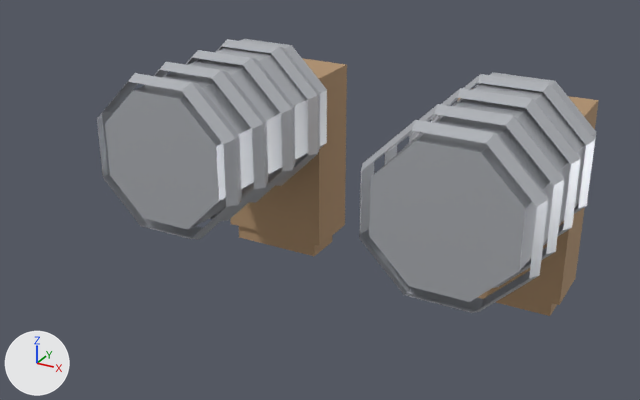
The glTF model client/public/models/armour/boots_wrapped.glb as it was, and as the next commit left it.
Camera for both pictures: a 50 mm camera at (0.625, -1.485, 0.516) aimed at (-0.027, -0.3, -0.076). The axes (+X, +Y, +Z) are drawn at lower left. The lights are the same throughout. The older version comes first. Vertices at exactly the same position are counted once.

In view in the first picture: 'FootL', 'FootR', 'LowerLegL', 'LowerLegR'.
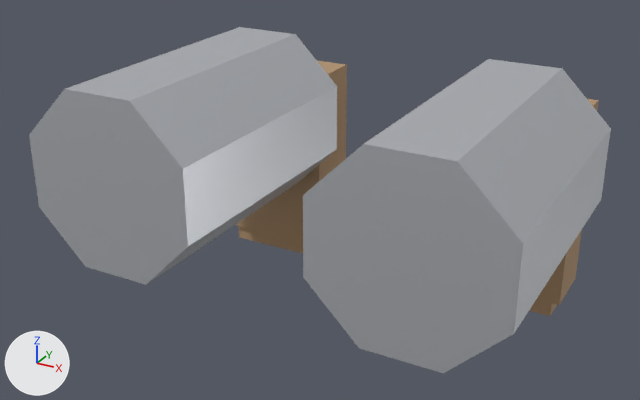
Location of each change, [x1, y1, x2, y2] in pixels of the pictures (640 x 400 px; the box of a moved part takes in the faces that stretch with it):
'LowerLegL', reshaped (30% wider, 30% taller): before [359, 72, 596, 313]; after [303, 59, 611, 373]
'LowerLegR', reshaped (34% wider, 29% taller): before [97, 39, 327, 239]; after [29, 27, 337, 285]
part 1 of me_lowerlegl_003, added: after [303, 59, 611, 373]
part 2 of me_lowerlegl_003, moved or reshaped (not visible afterwards): before [431, 74, 595, 214]
part 3 of me_lowerlegl_003, moved or reshaped (not visible afterwards): before [409, 88, 581, 246]
part 4 of me_lowerlegl_003, moved or reshaped (not visible afterwards): before [385, 104, 564, 288]
part 5 of me_lowerlegl_003, moved or reshaped (not visible afterwards): before [359, 120, 548, 313]
part 6 of me_lowerlegl_003, deleted: before [369, 72, 596, 302]
part 7 of me_lowerlegr_003, added: after [29, 27, 337, 285]
part 8 of me_lowerlegr_003, moved or reshaped (not visible afterwards): before [216, 39, 320, 186]
part 9 of me_lowerlegr_003, moved or reshaped (not visible afterwards): before [185, 50, 295, 203]
part 10 of me_lowerlegr_003, moved or reshaped (not visible afterwards): before [154, 62, 268, 221]
part 11 of me_lowerlegr_003, moved or reshaped (not visible afterwards): before [97, 73, 242, 239]
part 12 of me_lowerlegr_003, deleted: before [105, 39, 327, 230]

What changed in the scene script:
```text
Change me_lowerlegl_003:
    used by ob_lowerlegl; location = (0.0, 0.0, 0.0)
    remove me_lowerlegl_003.from_pydata(...)  # 112 vertices, 156 faces; spans x 0.108..0.376, y -0.442..-0.11, z -0.134..0.134
    add me_lowerlegl_003.from_pydata(...)  # 136 vertices, 188 faces; spans x 0.096..0.388, y -0.57..-0.11, z -0.146..0.146
    me_lowerlegl_003 part 1: a new loose piece, an 8-sided cylinder along y spanning x 0.096..0.388, y -0.57..-0.11, z -0.146..0.146, in mat_steel
    me_lowerlegl_003 part 2: the loose piece of 24 vertices spanning x 0.108..0.376, y -0.182..-0.138, z -0.134..0.134 is scaled about its middle by (1.01, 1, 1.01)
    me_lowerlegl_003 part 3: the loose piece of 24 vertices spanning x 0.108..0.376, y -0.272..-0.228, z -0.134..0.134 is scaled about its middle by (1.01, 1, 1.01)
    me_lowerlegl_003 part 4: the loose piece of 24 vertices spanning x 0.108..0.376, y -0.362..-0.318, z -0.134..0.134 is scaled about its middle by (1.01, 1, 1.01)
    me_lowerlegl_003 part 5: the loose piece of 24 vertices spanning x 0.108..0.376, y -0.442..-0.398, z -0.134..0.134 is scaled about its middle by (1.01, 1, 1.01), then moved by (0.0, -0.01, 0.0)
    me_lowerlegl_003 part 6: the loose piece of 16 vertices spanning x 0.117..0.367, y -0.44..-0.11, z -0.125..0.125 is deleted
    other edits to the shape of me_lowerlegl_003 do not show in these pictures
Change me_lowerlegr_003:
    used by ob_lowerlegr; location = (0.0, 0.0, 0.0)
    remove me_lowerlegr_003.from_pydata(...)  # 112 vertices, 156 faces; spans x -0.376..-0.108, y -0.442..-0.11, z -0.134..0.134
    add me_lowerlegr_003.from_pydata(...)  # 136 vertices, 188 faces; spans x -0.388..-0.096, y -0.57..-0.11, z -0.146..0.146
    me_lowerlegr_003 part 7: a new loose piece, an 8-sided cylinder along y spanning x -0.388..-0.096, y -0.57..-0.11, z -0.146..0.146, in mat_steel
    me_lowerlegr_003 part 8: the loose piece of 24 vertices spanning x -0.376..-0.108, y -0.182..-0.138, z -0.134..0.134 is scaled about its middle by (1.01, 1, 1.01)
    me_lowerlegr_003 part 9: the loose piece of 24 vertices spanning x -0.376..-0.108, y -0.272..-0.228, z -0.134..0.134 is scaled about its middle by (1.01, 1, 1.01)
    me_lowerlegr_003 part 10: the loose piece of 24 vertices spanning x -0.376..-0.108, y -0.362..-0.318, z -0.134..0.134 is scaled about its middle by (1.01, 1, 1.01)
    me_lowerlegr_003 part 11: the loose piece of 24 vertices spanning x -0.376..-0.108, y -0.442..-0.398, z -0.134..0.134 is scaled about its middle by (1.01, 1, 1.01), then moved by (0.0, -0.01, 0.0)
    me_lowerlegr_003 part 12: the loose piece of 16 vertices spanning x -0.367..-0.117, y -0.44..-0.11, z -0.125..0.125 is deleted
    other edits to the shape of me_lowerlegr_003 do not show in these pictures
```
